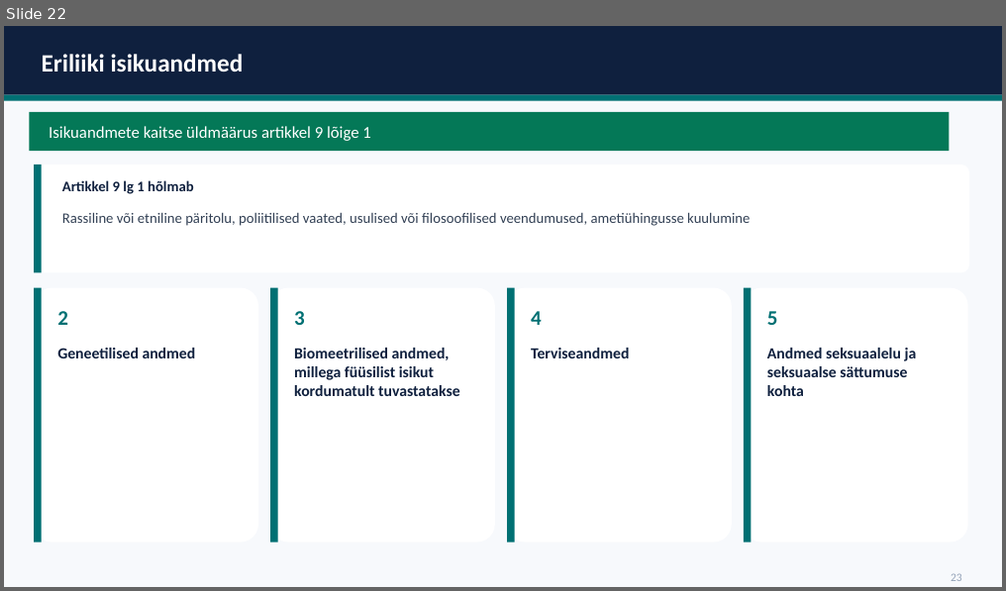
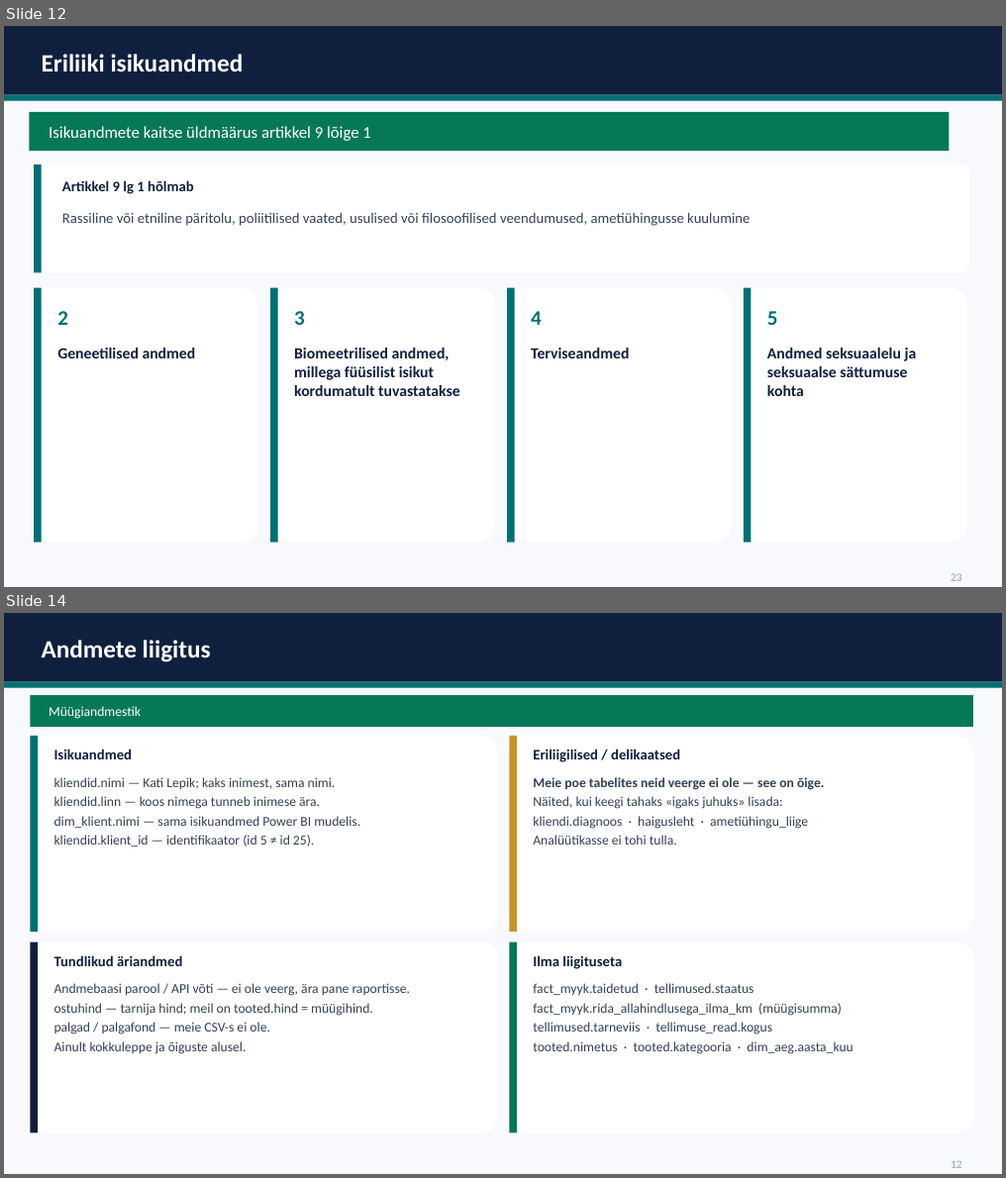
Before and after one commit to emilieabel/andmetarkus, a slide deck: Materjalid/Day10 Andmekaitse/10-paev-andmetarkus-esitlus.pptx. Shown one above the other, each under a label of ours: slide 22 before the commit, slides 12 and 14 after it; the slides between them are not shown. The pictures are 1006x591 and 1006x1178 pixels, drawn with LibreOffice and Linux fonts; fonts in the diff are those of the drawing. Boxes give left, top, right and bottom in pixels: in the first picture for what was removed or moved away, otherwise in the second. Text is boxed around its words. In the diff, an @@ line names an element or a change of style, - is before the commit and + after.

```diff
--- a/Materjalid/Day10 Andmekaitse/10-paev-andmetarkus-esitlus.pptx
+++ b/Materjalid/Day10 Andmekaitse/10-paev-andmetarkus-esitlus.pptx
@@ slide 14 added at box(4, 613, 1002, 1174), background #FFFFFF @@
@@ rectangle added at box(4, 613, 1002, 1174), fill #F7F9FC @@
@@ rectangle added at box(4, 613, 1002, 682), fill #0F203E @@
@@ text added at box(42, 640, 211, 663), 24 pt, text #FFFFFF, bold @@
+Andmete liigitus
@@ rectangle added at box(4, 682, 1002, 688), fill #007073 @@
@@ rectangle added at box(30, 695, 973, 727), fill #047857 @@
@@ text added at box(49, 706, 141, 719), 13 pt, text #FFFFFF @@
+Müügiandmestik
@@ rounded rectangle added at box(30, 736, 498, 932), fill #FFFFFF @@
@@ rectangle added at box(30, 736, 38, 932), fill #007073 @@
@@ text added at box(54, 749, 133, 760), 14 pt, text #0F203E, bold @@
+Isikuandmed
@@ rounded rectangle added at box(509, 736, 973, 932), fill #FFFFFF @@
@@ rectangle added at box(509, 736, 517, 932), fill #C49526 @@
@@ text added at box(533, 749, 680, 762), 14 pt, text #0F203E, bold @@
+Eriliigilised / delikaatsed
@@ text added at box(54, 777, 360, 847), 13 pt, text #334155 @@
+kliendid.nimi — Kati Lepik; kaks inimest, sama nimi.
+kliendid.linn — koos nimega tunneb inimese ära.
+dim_klient.nimi — sama isikuandmed Power BI mudelis.
+kliendid.klient_id — identifikaator (id 5 ≠ id 25).
@@ text added at box(533, 777, 824, 845), 13 pt, text #334155 @@
+Meie poe tabelites neid veerge ei ole — see on õige.
+Näited, kui keegi tahaks «igaks juhuks» lisada:
+kliendi.diagnoos · haigusleht · ametiühingu_liige
+Analüütikasse ei tohi tulla.
@@ rounded rectangle added at box(30, 943, 498, 1134), fill #FFFFFF @@
@@ rectangle added at box(30, 943, 38, 1134), fill #0F203E @@
@@ text added at box(54, 956, 182, 966), 14 pt, text #0F203E, bold @@
+Tundlikud äriandmed
@@ rounded rectangle added at box(509, 943, 973, 1134), fill #FFFFFF @@
@@ rectangle added at box(509, 943, 517, 1134), fill #047857 @@
@@ text added at box(533, 956, 622, 969), 14 pt, text #0F203E, bold @@
+Ilma liigituseta
@@ text added at box(54, 983, 411, 1055), 13 pt, text #334155 @@
+Andmebaasi parool / API võti — ei ole veerg, ära pane raportisse.
+ostuhind — tarnija hind; meil on tooted.hind = müügihind.
+palgad / palgafond — meie CSV-s ei ole.
+Ainult kokkuleppe ja õiguste alusel.
@@ text added at box(533, 983, 852, 1055), 13 pt, text #334155 @@
+fact_myyk.taidetud · tellimused.staatus
+fact_myyk.rida_allahindlusega_ilma_km (müügisumma)
+tellimused.tarneviis · tellimuse_read.kogus
+tooted.nimetus · tooted.kategooria · dim_aeg.aasta_kuu
@@ text added at box(950, 1160, 962, 1168), 11 pt, text #94A3B8 @@
+12
@@ what was slide 22 is now slide 12 @@
```
Also in this commit, not shown: 5 slides changed, 4 other slides added.
